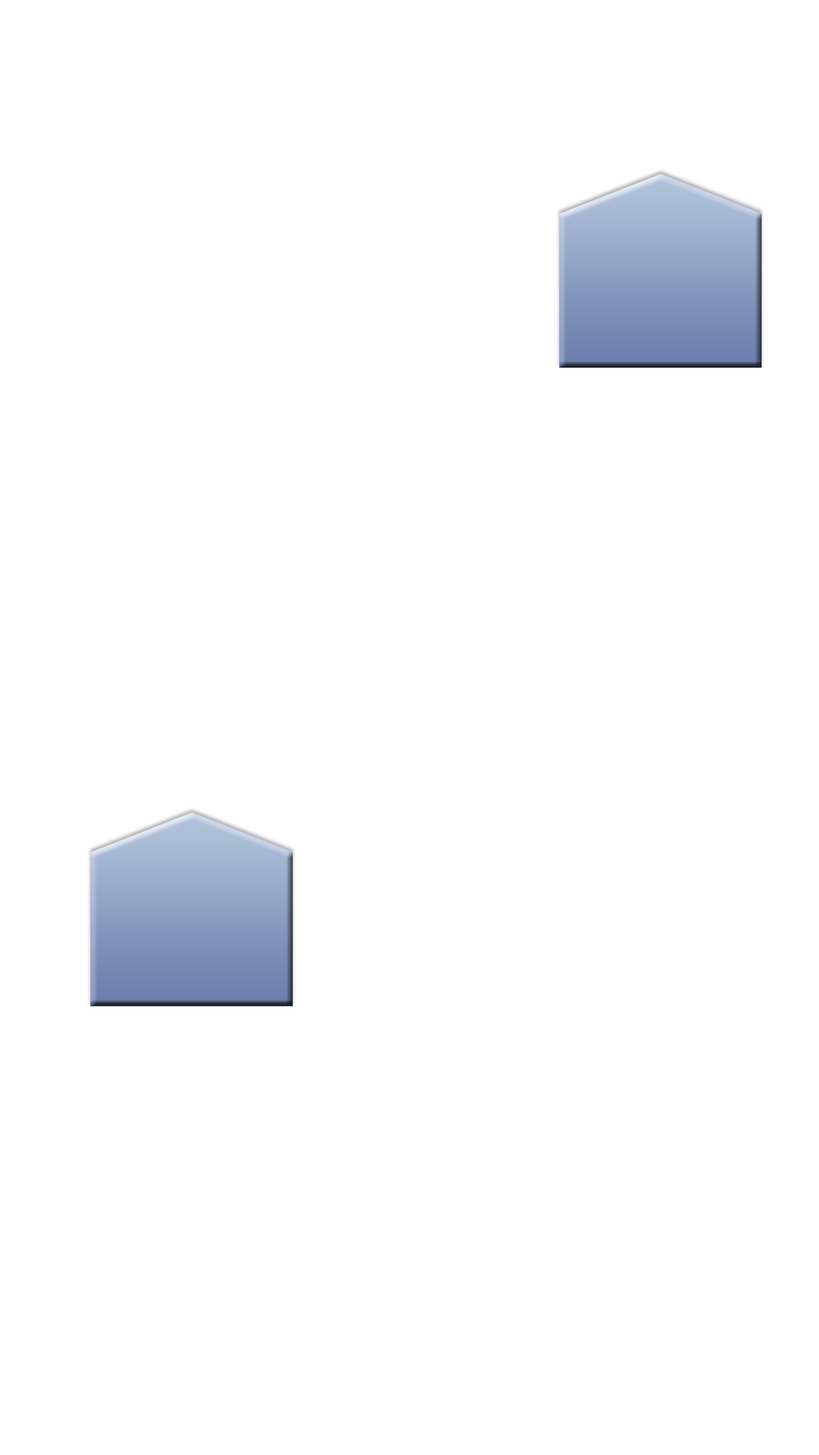
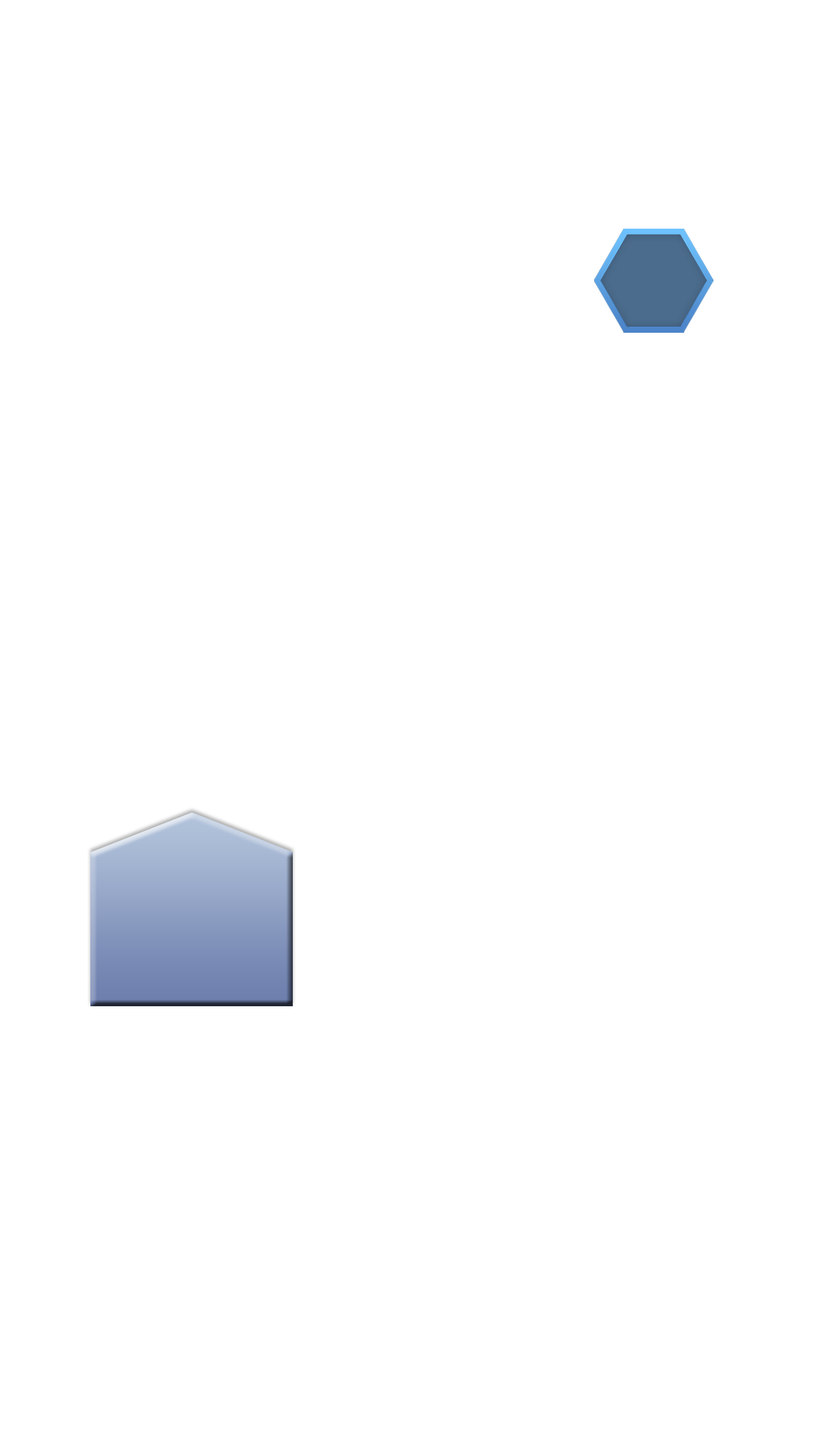
Two versions of the same layered image (w=819, h=1455). Layer-by-layer changes:
renamed "house_UpHalf" to "house_BottomHalf", painted on it over bbox(555, 168, 765, 369)
